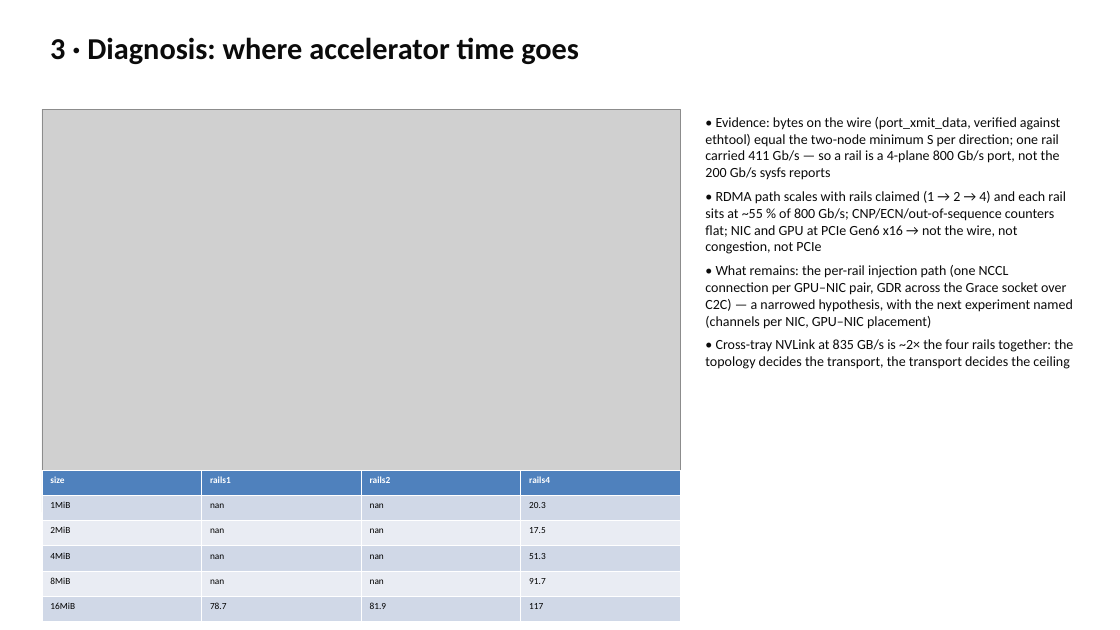
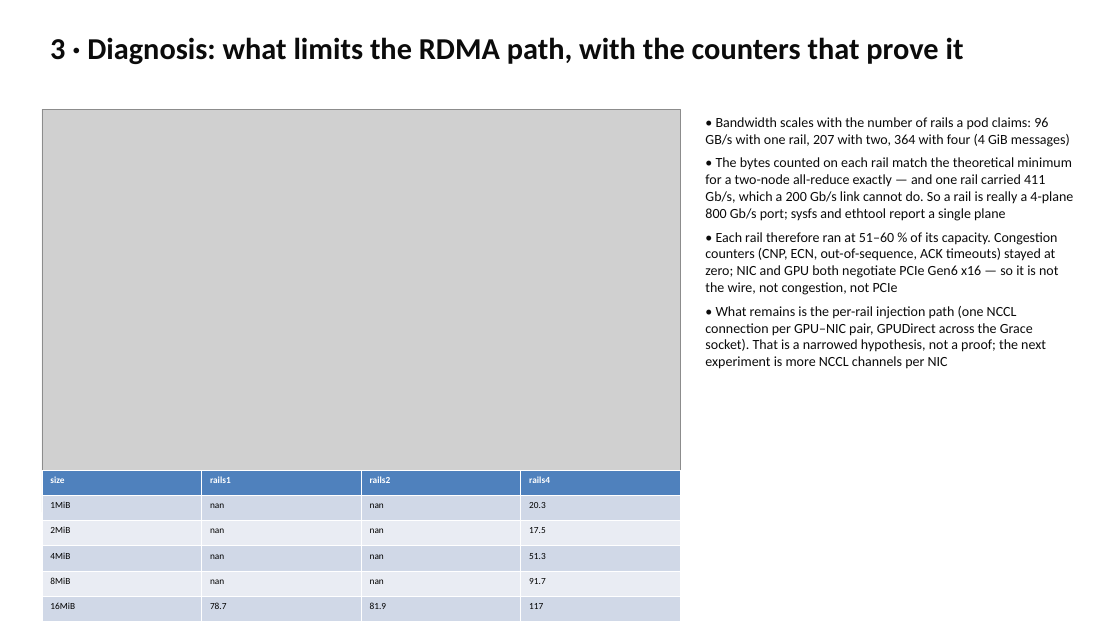
Before and after one commit to drkennetz/nccl_to_training_walkthrough, a slide deck: slide 7 of slides/compass.pptx (slide 8 before the commit). Drawn at 1120x630 pixels with LibreOffice and Linux fonts; fonts in the diff are those of the drawing; grey boxes stand for pictures. Boxes give left, top, right and bottom in pixels: in the first picture for what was removed or moved away, otherwise in the second. Text is boxed around its words. In the diff, an @@ line names an element or a change of style, - is before the commit and + after.

```diff
--- a/slides/compass.pptx
+++ b/slides/compass.pptx
@@ text at box(50, 37, 964, 64): text changed @@
-3 · Diagnosis: where accelerator time goes
+3 · Diagnosis: what limits the RDMA path, with the counters that prove it
@@ text at box(705, 117, 1073, 369): text changed @@
-• Evidence: bytes on the wire (port_xmit_data, verified against ethtool) equal the two-node minimum S per direction; one rail carried 411 Gb/s — so a rail is a 4-plane 800 Gb/s port, not the 200 Gb/s sysfs reports
-• RDMA path scales with rails claimed (1 → 2 → 4) and each rail sits at ~55 % of 800 Gb/s; CNP/ECN/out-of-sequence counters flat; NIC and GPU at PCIe Gen6 x16 → not the wire, not congestion, not PCIe
-• What remains: the per-rail injection path (one NCCL connection per GPU–NIC pair, GDR across the Grace socket over C2C) — a narrowed hypothesis, with the next experiment named (channels per NIC, GPU–NIC placement)
-• Cross-tray NVLink at 835 GB/s is ~2× the four rails together: the topology decides the transport, the transport decides the ceiling
+• Bandwidth scales with the number of rails a pod claims: 96 GB/s with one rail, 207 with two, 364 with four (4 GiB messages)
+• The bytes counted on each rail match the theoretical minimum for a two-node all-reduce exactly — and one rail carried 411 Gb/s, which a 200 Gb/s link cannot do. So a rail is really a 4-plane 800 Gb/s port; sysfs and ethtool report a single plane
+• Each rail therefore ran at 51–60 % of its capacity. Congestion counters (CNP, ECN, out-of-sequence, ACK timeouts) stayed at zero; NIC and GPU both negotiate PCIe Gen6 x16 — so it is not the wire, not congestion, not PCIe
+• What remains is the per-rail injection path (one NCCL connection per GPU–NIC pair, GPUDirect across the Grace socket). That is a narrowed hypothesis, not a proof; the next experiment is more NCCL channels per NIC
```
Also in this commit, not shown: 8 other slides changed, 1 slide added, 3 slides removed, 6 other files.
